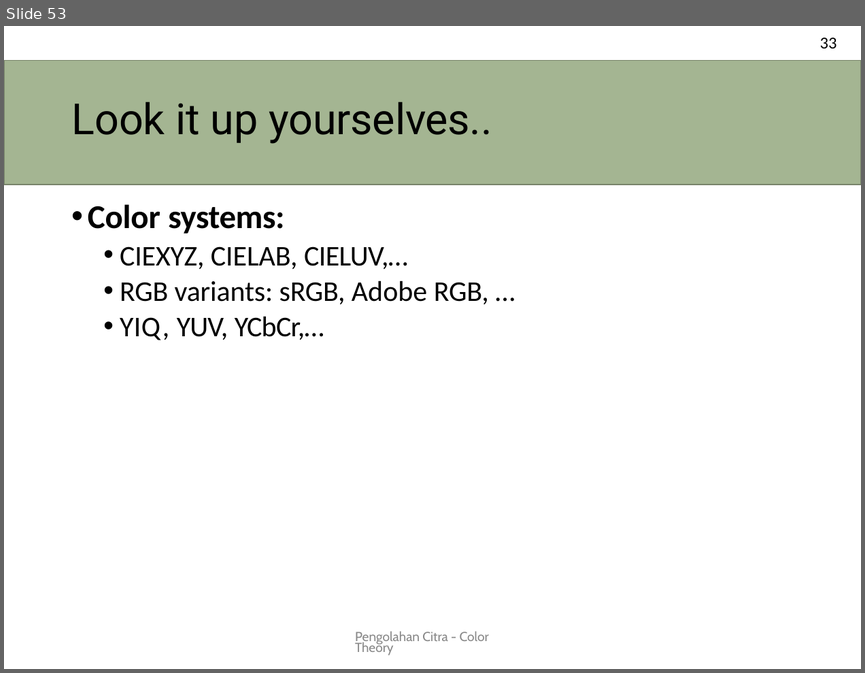
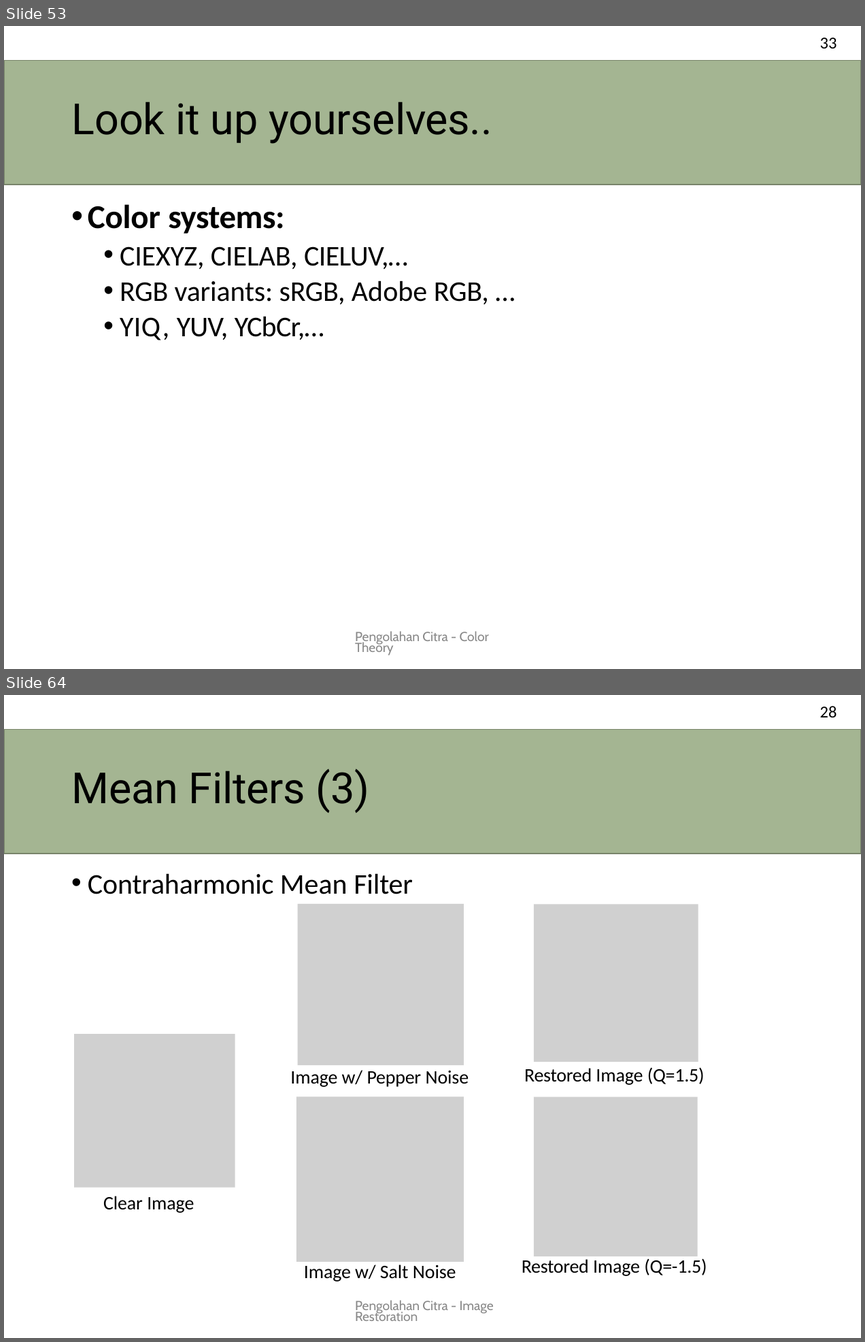
Before and after one commit to novalassalam/comvis, a slide deck: pencit.pptx. Shown one above the other, each under a label of ours: slide 53 before the commit, slides 53 and 64 after it; the slides between them are not shown. The pictures are 865x673 and 865x1342 pixels, drawn with LibreOffice and Linux fonts; fonts in the diff are those of the drawing; grey boxes stand for pictures. Boxes give left, top, right and bottom in pixels: in the first picture for what was removed or moved away, otherwise in the second. Text is boxed around its words. In the diff, an @@ line names an element or a change of style, - is before the commit and + after.

```diff
--- a/pencit.pptx
+++ b/pencit.pptx
@@ slide 64 added at [4, 695, 861, 1338], background #FFFFFF @@
@@ text added at [820, 706, 837, 718], 14 pt, text #000000 @@
+28
@@ title added at [4, 729, 861, 853], fill #A4B592, outline #78846A 0.96 pt, 36 pt, text #000000 @@
+Mean Filters (3)
@@ text added at [88, 873, 413, 894], 24 pt, text #000000 @@
+• Contraharmonic Mean Filter
@@ picture added at [297, 904, 463, 1065] @@
@@ picture added at [534, 904, 698, 1062] @@
@@ picture added at [74, 1034, 235, 1187] @@
@@ text added at [290, 1070, 469, 1087], 16 pt, text #000000 @@
+Image w/ Pepper Noise
@@ text added at [524, 1067, 704, 1085], 16 pt, text #000000 @@
+Restored Image (Q=1.5)
@@ picture added at [296, 1097, 463, 1262] @@
@@ picture added at [534, 1097, 697, 1256] @@
@@ text added at [103, 1195, 194, 1212], 16 pt, text #000000 @@
+Clear Image
@@ text added at [304, 1264, 456, 1281], 16 pt, text #000000 @@
+Image w/ Salt Noise
@@ text added at [521, 1258, 706, 1276], 16 pt, text #000000 @@
+Restored Image (Q=-1.5)
@@ text added at [355, 1300, 494, 1321], 11 pt, text #888888 @@
+Pengolahan Citra - Image Restoration
```
Also in this commit, not shown: 43 other slides added, 12 other files.
